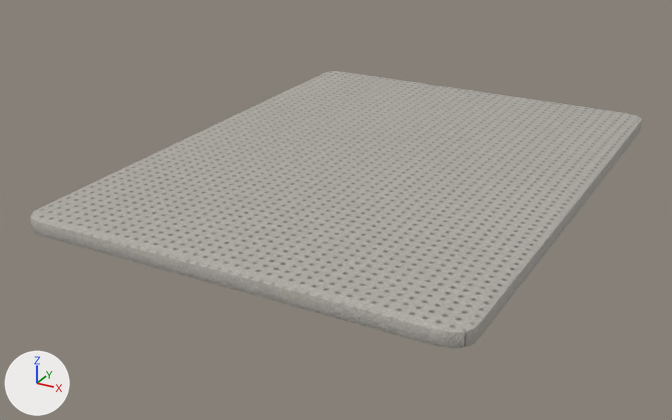
Renders of the glTF model public/models/reliefLayer2.glb from each side of a commit.
Both versions are drawn from a 50 mm camera at (1.41, -2.85, 1.57) aimed at (-0.09, -0.12, 0.21). Every picture has the same lights, and +X, +Y and +Z are marked at lower left. The picture after the commit comes second. Vertices at exactly the same position are counted once.

In view in the first picture: 'ReliefLayer'.
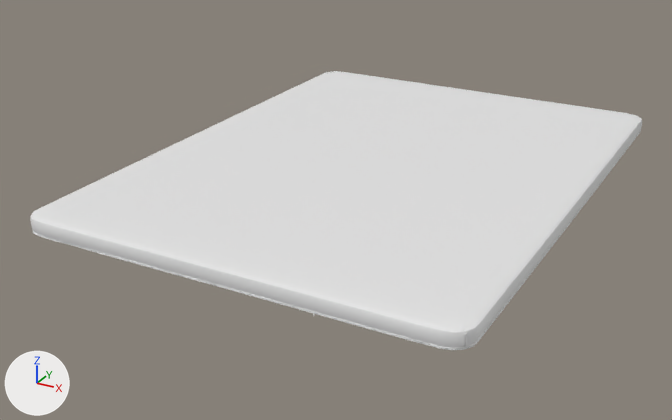
Where the newer file only moved an object's origin or applied its transform, the numbers keep the older frame.

Pixel boxes [x1, y1, x2, y2] of what changed, in the pictures (672 x 420 px):
```json
{"object": "ReliefLayer", "change": "reshaped", "before": [30, 71, 642, 348], "after": [30, 71, 642, 350]}
{"part": 1, "of": "me_mesh_002", "change": "built on", "before": [31, 126, 642, 348], "after": [31, 126, 642, 350]}
{"part": 2, "of": "me_mesh_002", "change": "recoloured", "before": [30, 71, 642, 342], "after": [30, 71, 642, 342], "on screen": "lighter"}
```

Scene script edits in JSON lines:
```json
{"op": "add", "block": "mat_relieflayer", "code": ["mat_relieflayer = principled_material('ReliefLayer')", "mat_relieflayer.base_color = (0.8, 0.8, 0.8)  # white #e7e7e7"]}
{"block": "me_mesh_002", "where": "# used by ob_relieflayer; location = (0.0, 0.0, 0.0)"}
{"op": "remove", "block": "me_mesh_002", "code": "me_mesh_002.from_pydata(...)  # 1107 vertices, 2108 faces; spans x -0.74..0.75, y -0.99..1.01, z 0.33..0.39"}
{"op": "add", "block": "me_mesh_002", "code": "me_mesh_002.from_pydata(...)  # 3886 vertices, 7638 faces; spans x -0.74..0.75, y -0.99..1.01, z 0.32..0.39"}
{"block": "me_mesh_002", "change": "me_mesh_002 part 1: 79 vertices moved within x -0.74..0.75, y -0.99..1.01, z 0.34; 2180 vertices added at x -0.74..0.75, y -0.99..1.01, z 0.33..0.34"}
{"block": "me_mesh_002", "change": "me_mesh_002 part 2: 1724 faces spanning x -0.74..0.75, y -0.99..1.01, z 0.33..0.39 switch from mat_mattress_cover to mat_relieflayer (white #e7e7e7)"}
{"block": "me_mesh_002", "change": "other edits to the shape of me_mesh_002 do not show in these pictures"}
```
